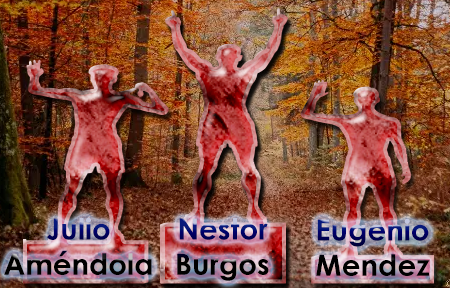
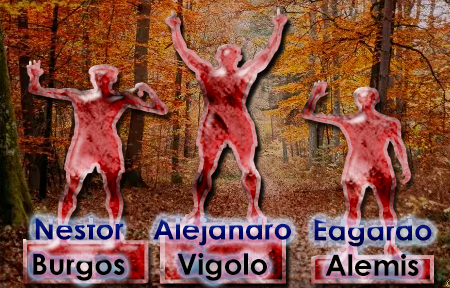
Layered file, before and after one edit (450x288). Changes by layer:
renamed "Eugenio Mendez" to "Edgardo Alemis", painted on it over 314, 218, 432, 276
renamed "Julio Améndola" to "Nestor Burgos", painted on it over 4, 217, 152, 281
renamed "Nestor Burgos" to "Alejandro Vigolo", painted on it over 153, 217, 291, 281
